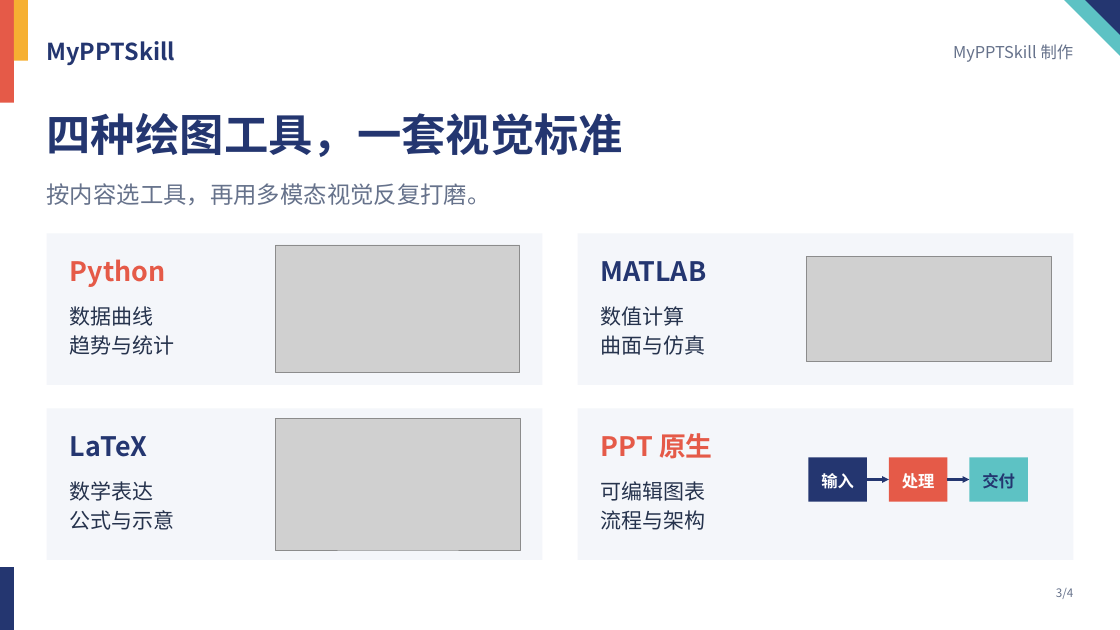
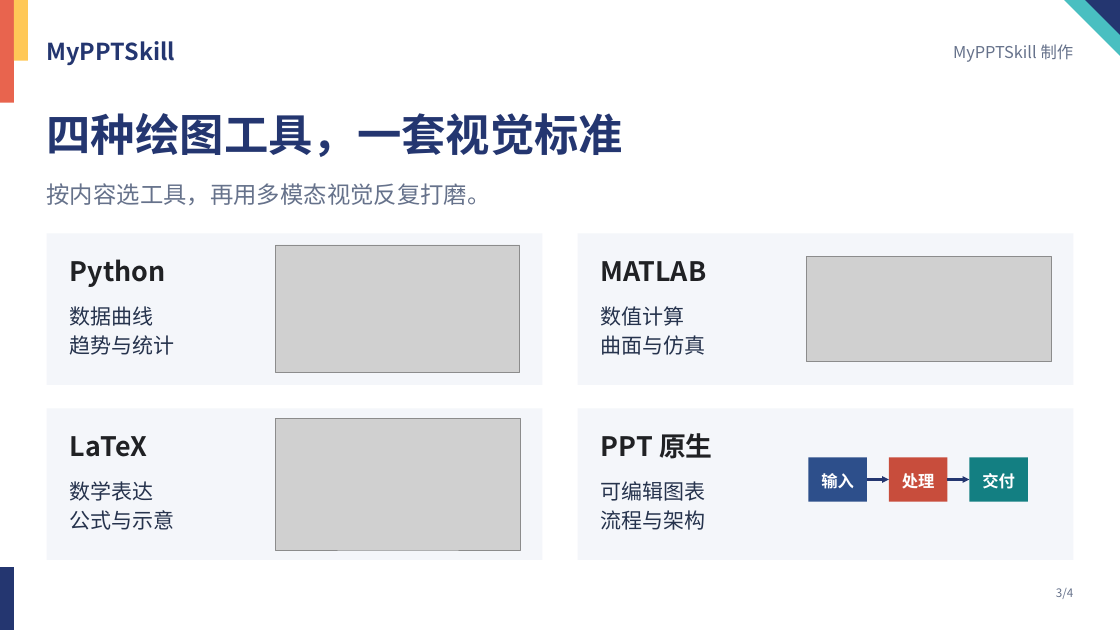
Before and after one commit to Yifan0718/MyPPTSkill, a slide deck: slide 3 of MyPPTSkill-Promo.pptx. Drawn at 1120x630 pixels with LibreOffice and Linux fonts; fonts in the diff are those of the drawing; grey boxes stand for pictures. Boxes give left, top, right and bottom in pixels: in the first picture for what was removed or moved away, otherwise in the second. Text is boxed around its words. In the diff, an @@ line names an element or a change of style, - is before the commit and + after.

```diff
--- a/MyPPTSkill-Promo.pptx
+++ b/MyPPTSkill-Promo.pptx
@@ rectangle at [0, 0, 14, 103]: fill #E55A48 to #E8644E @@
@@ rectangle at [14, 0, 29, 60]: fill #F6B032 to #FFC857 @@
@@ right triangle at [1065, 0, 1120, 56]: fill #5DC2C4 to #49BFC1 @@
@@ text "Python" at [70, 259, 166, 287]: text colour #E55A48 to #202124 @@
@@ text "MATLAB" at [601, 261, 707, 281]: text colour #243670 to #202124 @@
@@ text "LaTeX" at [70, 436, 148, 457]: text colour #243670 to #202124 @@
@@ text "PPT 原生" at [601, 433, 713, 459]: text colour #E55A48 to #202124 @@
@@ rectangle "输入" at [808, 457, 866, 502]: fill #243670 to #2D4F8B @@
@@ rectangle "处理" at [889, 457, 947, 502]: fill #E55A48 to #C84D3C @@
@@ rectangle "交付" at [970, 457, 1028, 502]: text colour #243670 to #FFFFFF; fill #5DC2C4 to #137F82 @@
```
Also in this commit, not shown: 3 other slides changed, 57 other files.
